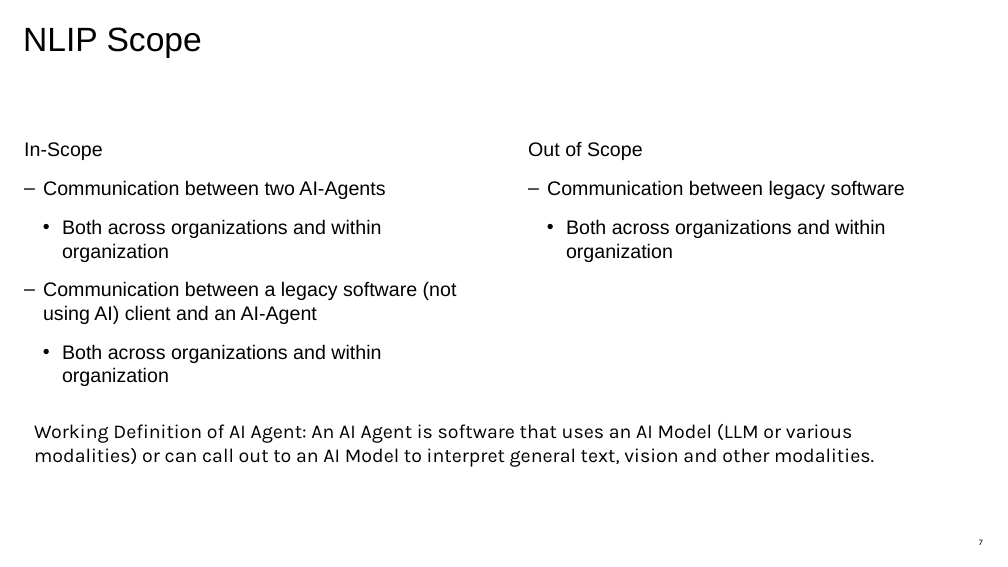
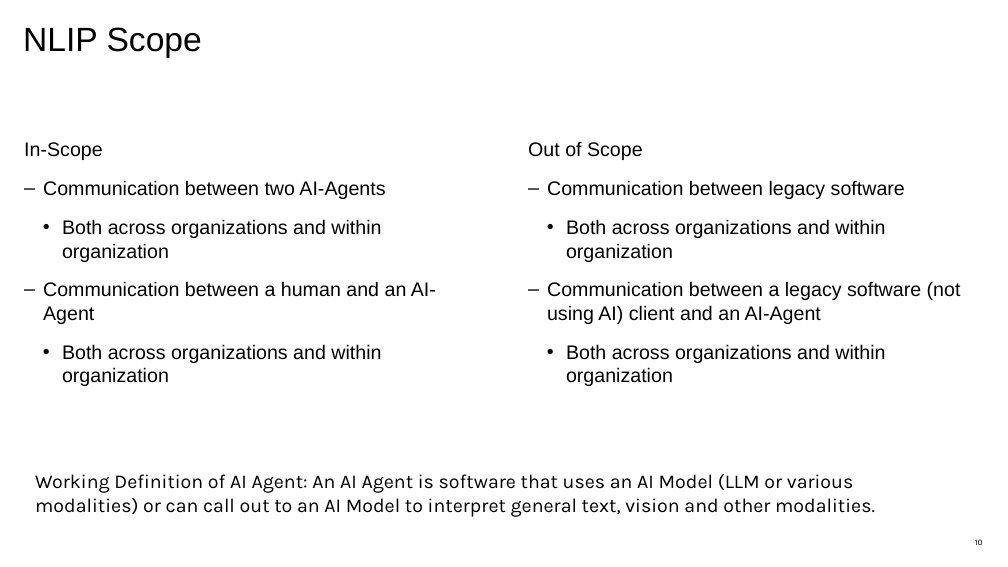
Before and after one commit to nlip-project/documents, a slide deck: slide 10 of working/NLIP_Briefer.pptx (slide 7 before the commit). Drawn at 1008x567 pixels with LibreOffice and Linux fonts; fonts in the diff are those of the drawing. Boxes give left, top, right and bottom in pixels: in the first picture for what was removed or moved away, otherwise in the second. Text is boxed around its words. In the diff, an @@ line names an element or a change of style, - is before the commit and + after.

```diff
--- a/working/NLIP_Briefer.pptx
+++ b/working/NLIP_Briefer.pptx
@@ text at box(43, 281, 436, 324): text changed @@
-  – Communication between a legacy software (not using AI) client and an AI-Agent
+  – Communication between a human and an AI-Agent
@@ text at box(547, 281, 961, 386): paragraphs added @@
+  – Communication between a legacy software (not using AI) client and an AI-Agent
+    • Both across organizations and within organization
@@ text "Working Definition of AI Agent: ...": place and size @@
-text "Working Definition of AI Agent: ..." at box(34, 424, 874, 467)
+text "Working Definition of AI Agent: ..." at box(35, 474, 875, 517)
@@ page number at box(975, 539, 983, 545): text changed @@
-7
+10
```
Also in this commit, not shown: 9 other slides changed, 12 slides added.
